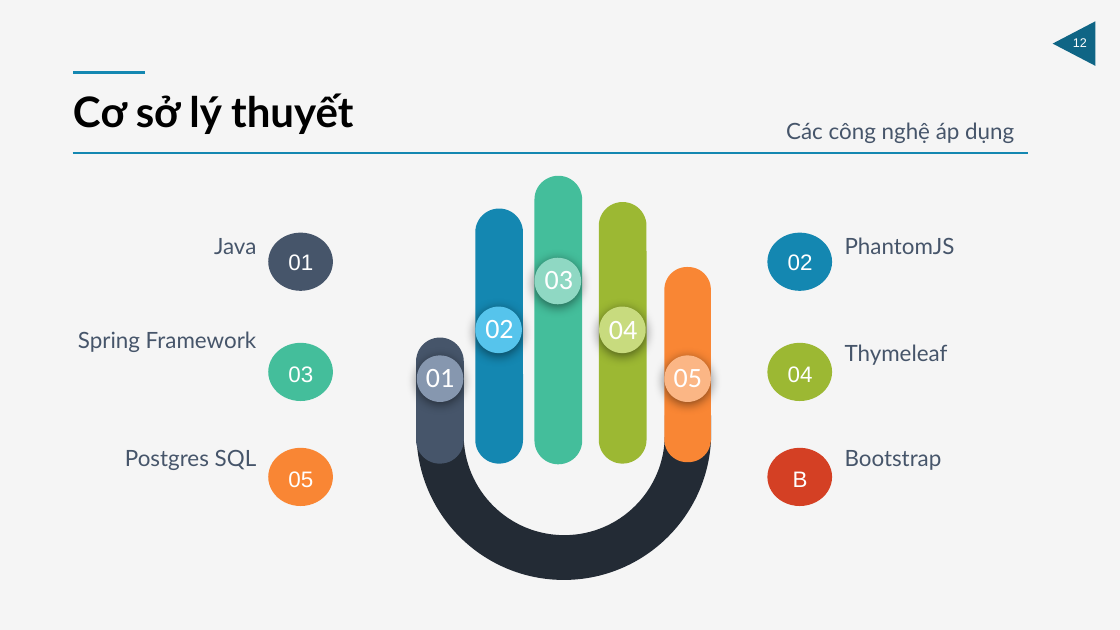
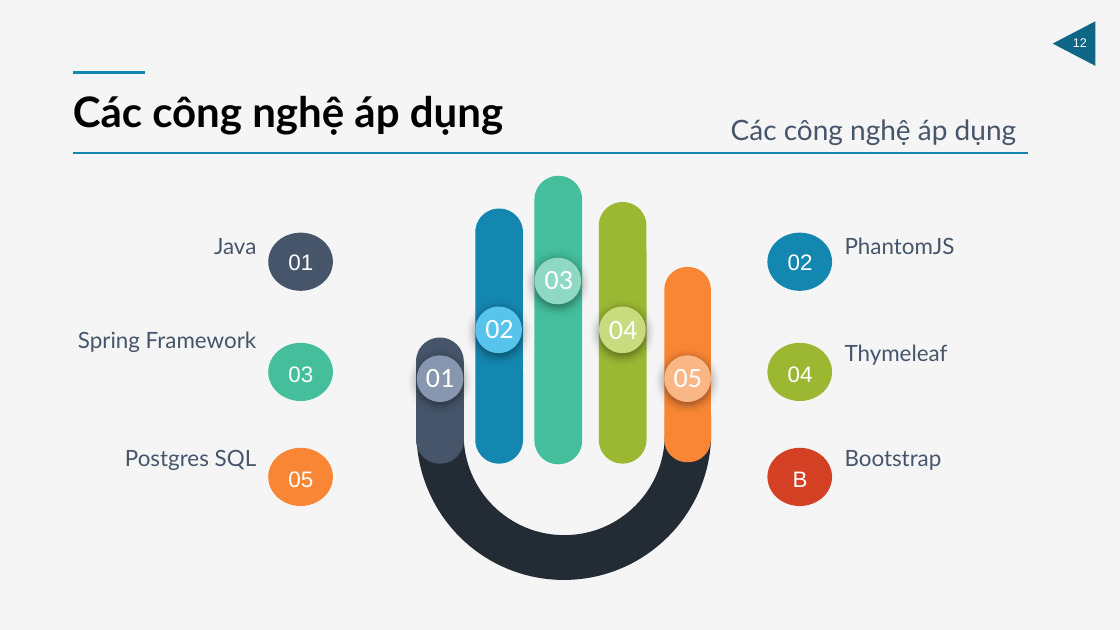
Before and after one commit to HaiUIT-zz/Price-Compare-System, a slide deck: slide 12 of presentation/final-file-present/Report-Project-14012018.pptx. Drawn at 1120x630 pixels with LibreOffice and Linux fonts; fonts in the diff are those of the drawing. Boxes give left, top, right and bottom in pixels: in the first picture for what was removed or moved away, otherwise in the second. Text is boxed around its words. In the diff, an @@ line names an element or a change of style, - is before the commit and + after.

```diff
--- a/presentation/final-file-present/Report-Project-14012018.pptx
+++ b/presentation/final-file-present/Report-Project-14012018.pptx
@@ text at [73, 95, 503, 135]: text changed @@
-Cơ sở lý thuyết
+Các công nghệ áp dụng
@@ text "Các công nghệ áp dụng": place and size @@
-text "Các công nghệ áp dụng" at [786, 122, 1014, 143]
+text "Các công nghệ áp dụng" at [731, 119, 1016, 145]
@@ text "Các công nghệ áp dụng" at [731, 119, 1016, 145]: size 19.2 to 24 pt @@
```
Also in this commit, not shown: 9 other slides changed, 1 slide removed, 8 other files.
